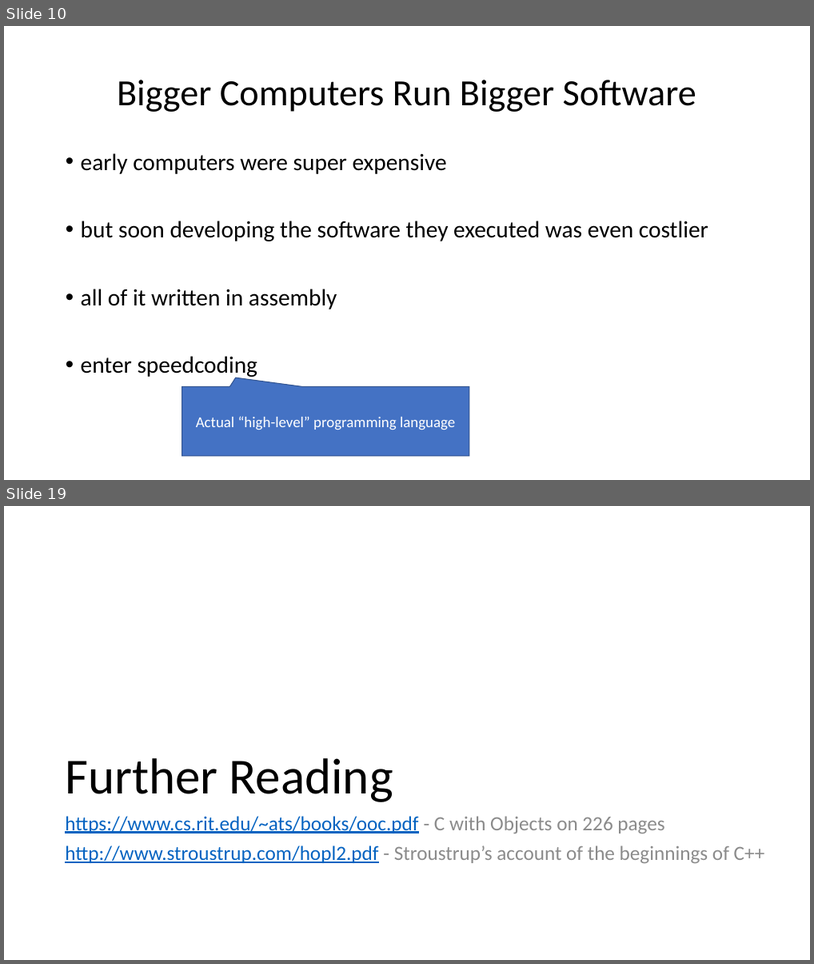
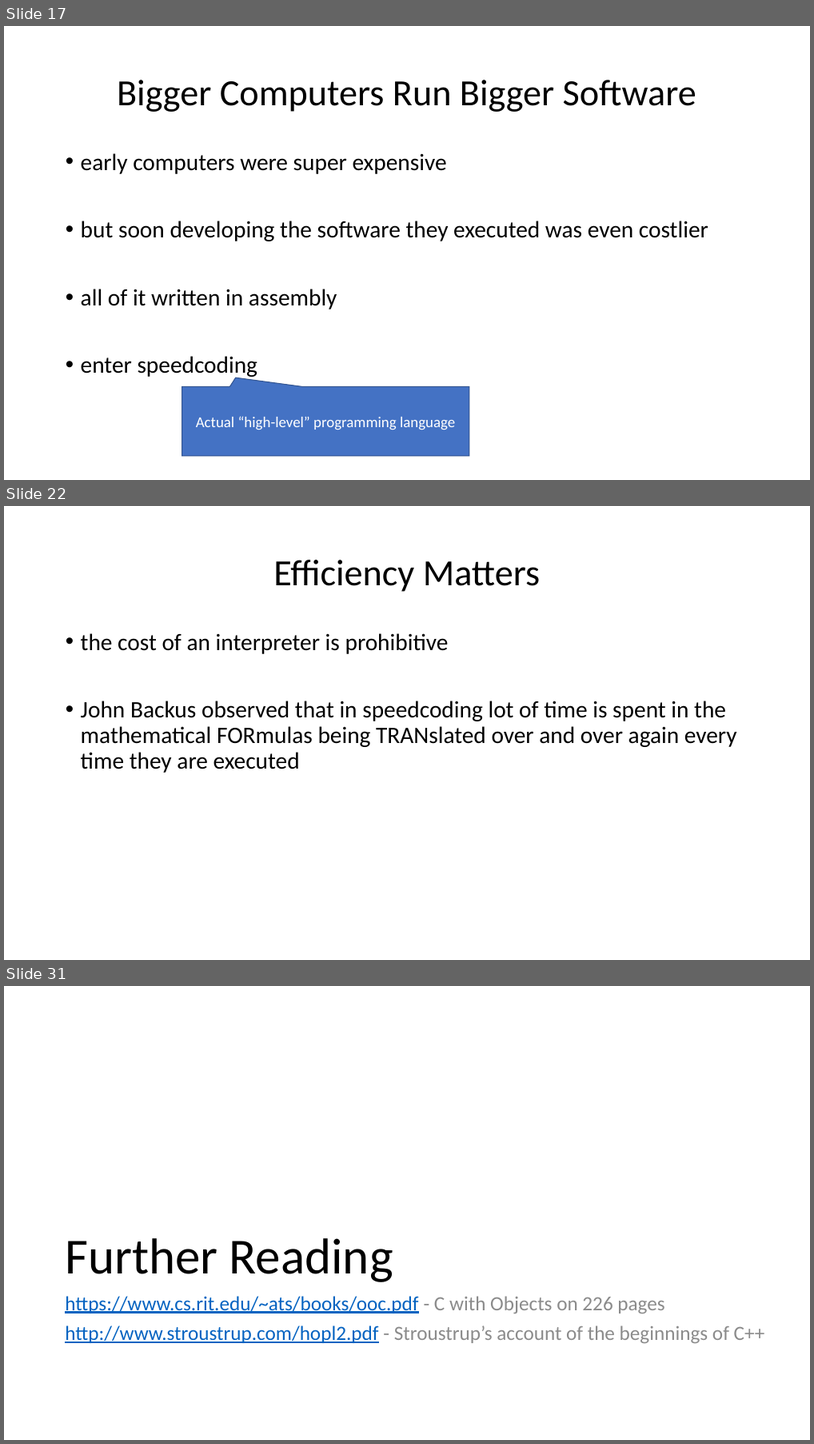
Before and after one commit to ganoliz/NI-GEN, a slide deck: media/NI-GEN-1.pptx. Shown one above the other, each under a label of ours: slides 10 and 19 before the commit, slides 17, 22 and 31 after it; the slides between them are not shown. The pictures are 814x964 and 814x1444 pixels, drawn with LibreOffice and Linux fonts; fonts in the diff are those of the drawing. Boxes give left, top, right and bottom in pixels: in the first picture for what was removed or moved away, otherwise in the second. Text is boxed around its words. In the diff, an @@ line names an element or a change of style, - is before the commit and + after.

```diff
--- a/media/NI-GEN-1.pptx
+++ b/media/NI-GEN-1.pptx
@@ slide 22 added at (x1=4, y1=506, x2=810, y2=960), background #FFFFFF @@
@@ title added at (x1=274, y1=560, x2=540, y2=592), 44 pt, text #000000 @@
+Efficiency Matters
@@ text added at (x1=81, y1=633, x2=738, y2=772), 28 pt, text #000000 @@
+• the cost of an interpreter is prohibitive
+• John Backus observed that in speedcoding lot of time is spent in the mathematical FORmulas being TRANslated over and over again every time they are executed
@@ what was slide 10 is now slide 17 @@
@@ what was slide 19 is now slide 31 @@
```
Also in this commit, not shown: 5 slides changed, 18 other slides added, 5 slides removed, 6 other files.
